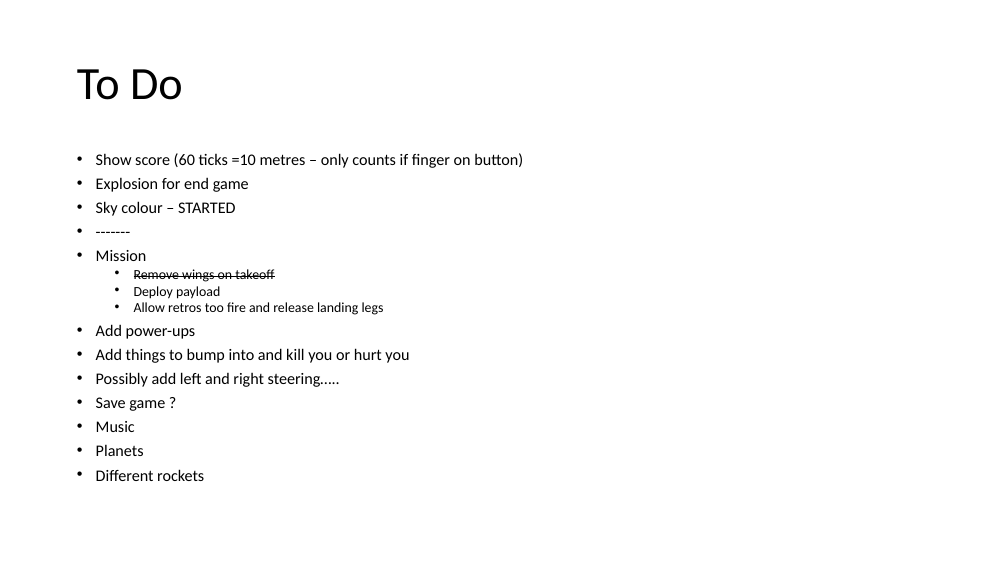
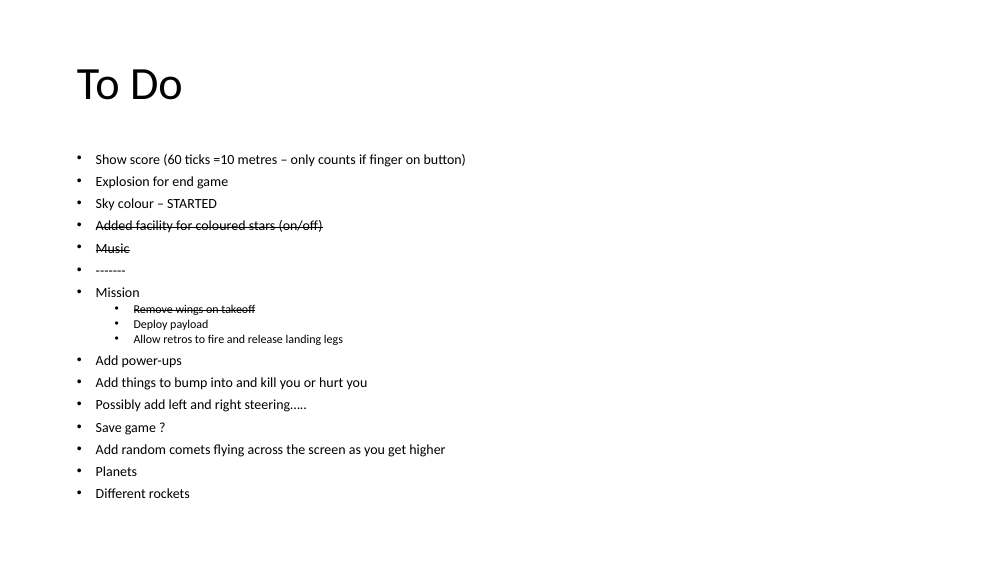
Before and after one commit to alshapton/Skyrokit, a slide deck: slide 2 of notes.pptx. Drawn at 1008x567 pixels with LibreOffice and Linux fonts; fonts in the diff are those of the drawing. Boxes give left, top, right and bottom in pixels: in the first picture for what was removed or moved away, otherwise in the second. Text is boxed around its words. In the diff, an @@ line names an element or a change of style, - is before the commit and + after.

Commit message:
Added facility for coloured stars, and first go at music,

```diff
--- a/notes.pptx
+++ b/notes.pptx
@@ text at (96, 154, 466, 498): size 15.4 to 13.3 pt in "Show score (60 ticks =10 metres – ...", "Explosion for end game", "Sky colour – STARTED", "-------" and 7 more places; size 13.2 to 11.4 pt in "Remove wings on takeoff", "Deploy payload" @@
@@ text at (96, 220, 323, 253): paragraphs added @@
+• Added facility for coloured stars (on/off)
+• Music
@@ text at (134, 334, 343, 345): text changed; size 13.2 to 11.4 pt @@
-  • Allow retros too fire and release landing legs
+  • Allow retros to fire and release landing legs
@@ text at (96, 444, 445, 457): text changed; size 15.4 to 13.3 pt @@
-• Music
+• Add random comets flying across the screen as you get higher
```
Also in this commit, not shown: 4 other files.
